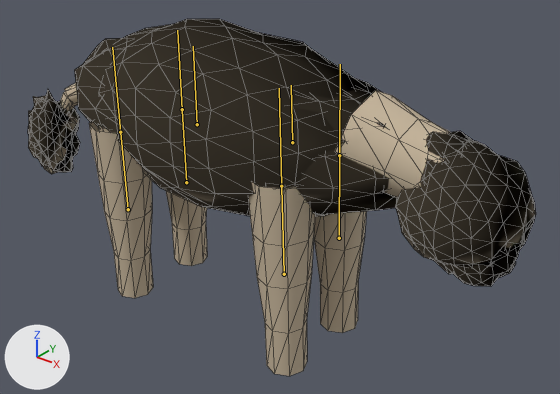
An edit to the glTF model examples/example-project/models/creature.glb, drawn before and after from the same camera.
One viewpoint serves both versions: a 50 mm camera at (2.18, -2.37, 2.15) aimed at (0.22, 0.08, 0.63). Every picture has the same lights, and +X, +Y and +Z are marked at lower left. The older version comes first. Both versions are drawn at frame 58 of the action 'idle'; the numbers are the values there. The bones that change, and the others that lie on the model, are drawn over the model as lines. Mesh edges are drawn as thin lines.

Names of what the first picture shows: 'BODY_A', 'BODY_B', 'HEAD_A', 'HEAD_B', 'LEGS_A', 'LEGS_B', 'TAIL_A', 'TAIL_B'.
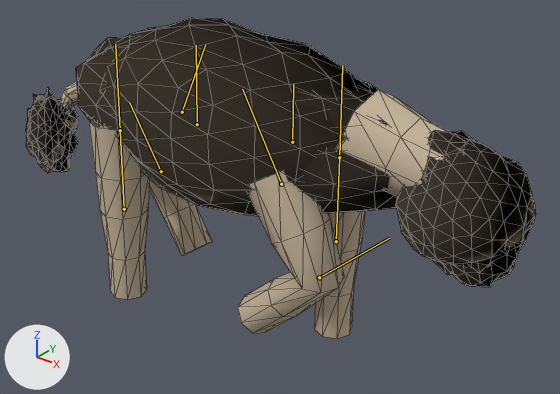
The edits, one by one:
Bone 'HIPS' (bone_hips) turns from (0, 0, 0) to (-3, 0, 0) degrees about its own x, y and z.
Bone 'HIP_FL' (bone_hip_fl) turns from (0, 0, 0) to (0, 0, 29) degrees about its own x, y and z.
Bone 'KNEE_FL' (bone_knee_fl) turns from (0, 0, 0) to (0, 0, -78) degrees about its own x, y and z.
Bone 'HIP_BR' (bone_hip_br) turns from (0, 0, 0) to (0, 0, -24) degrees about its own x, y and z.
Bone 'KNEE_BR' (bone_knee_br) turns from (0, 0, 0) to (0, 0, 59) degrees about its own x, y and z.

Location of each change, [x1, y1, x2, y2] in pixels of the pictures (560 x 394 px):
'BODY_A', posed
    before: [100, 19, 363, 216]
    after: [101, 18, 366, 216]
'LEGS_B', posed (13% shorter)
    before: [89, 121, 367, 376]
    after: [89, 118, 365, 339]
'HEAD_B', posed
    before: [335, 91, 536, 274]
    after: [336, 89, 536, 275]
'BODY_B', posed
    before: [75, 38, 397, 214]
    after: [76, 37, 397, 213]
'TAIL_B', posed
    before: [28, 83, 80, 174]
    after: [26, 81, 79, 173]
'HEAD_A', posed
    before: [420, 131, 521, 286]
    after: [421, 130, 520, 287]
'TAIL_A', posed (mostly hidden)
    before: [61, 92, 75, 111]
    after: [60, 90, 74, 110]
bone 'HIPS', root to tip
    before: (197, 124) to (193, 46)
    after: (197, 124) to (196, 45)
bone 'HIP_FL', root to tip
    before: (281, 186) to (279, 88)
    after: (281, 184) to (242, 89)
bone 'KNEE_FL', root to tip
    before: (284, 274) to (281, 186)
    after: (319, 277) to (389, 238)
bone 'HIP_BR', root to tip
    before: (182, 109) to (177, 30)
    after: (182, 112) to (205, 44)
bone 'KNEE_BR', root to tip
    before: (186, 182) to (182, 109)
    after: (161, 171) to (129, 102)
